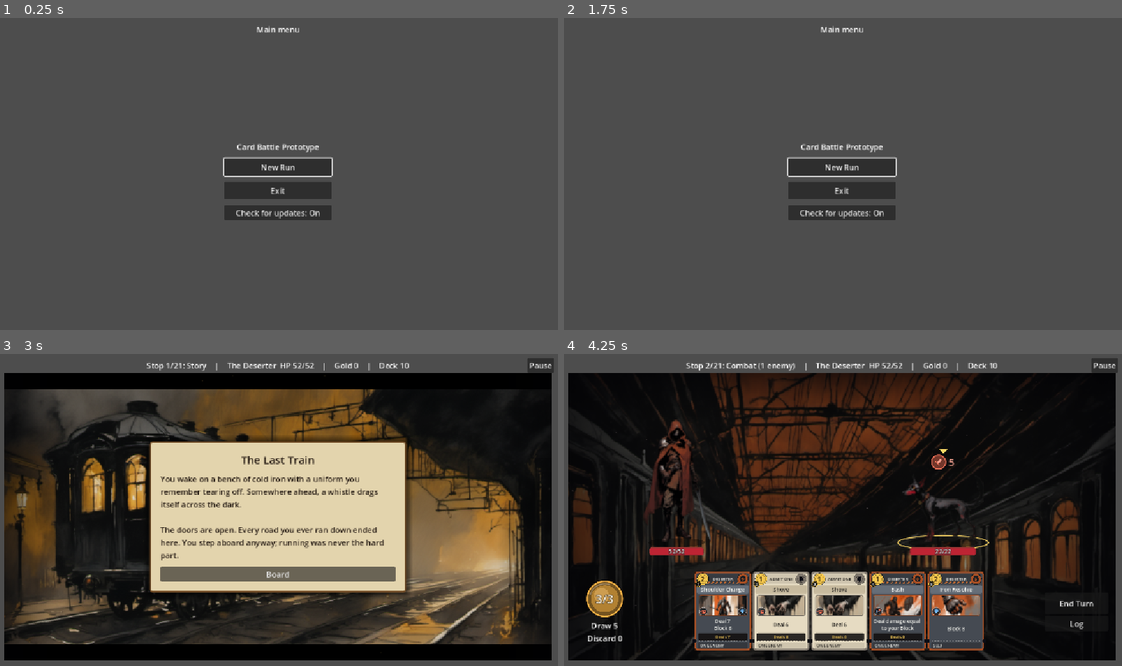
Above: before the commit, frames 1-4 (two rows, left to right).
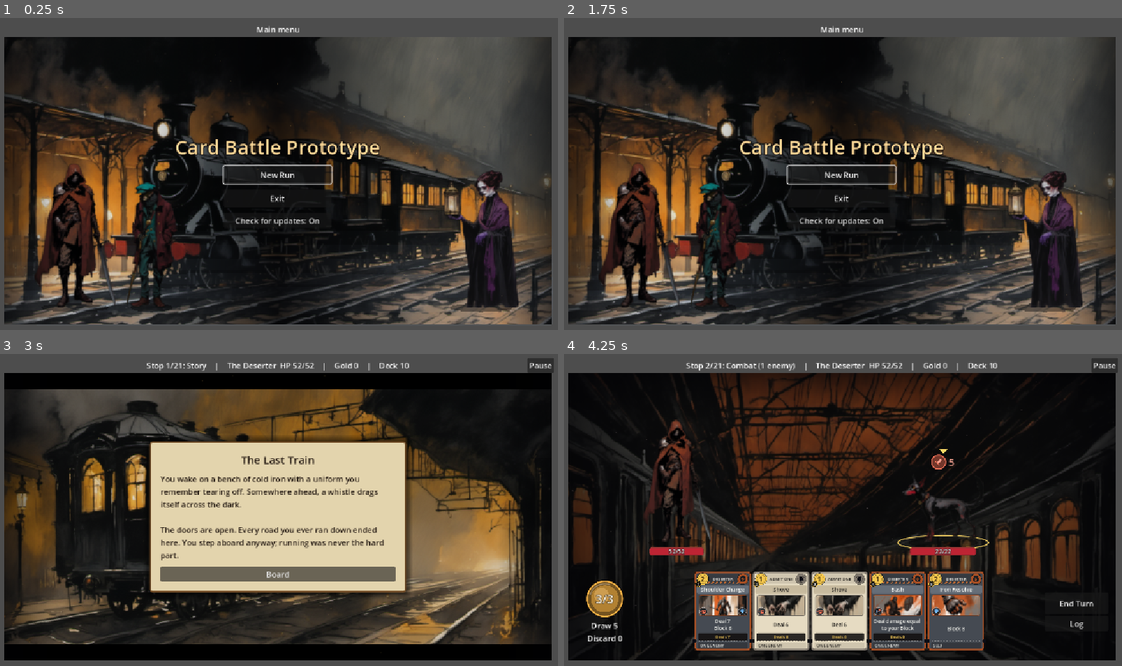
Above: after the commit, the same moments.

Repository: grump606/card-battle-prototype
Game: Godot game, scene res://run.tscn
Two runs of this game, one before a commit and one after it. Both use one fixed random seed, a clock stepped at 60 frames per second and the inputs below.
Inputs:
- Up to frame 1 (0.25 s): no input
- Up to frame 2 (1.75 s): click "New Run" at 0.5 s; click "Back" at 1.25 s
- Up to frame 3 (3 s): click "New Run" at 2 s; click "Play as The Deserter" at 2.75 s
- Up to frame 4 (4.25 s): click "Board" at 3.5 s

The runs differ from the first frame. In frame 1, 73% of the frame differs, in the area x 0-99%, y 6-99%; in frame 2, 73%; in frame 3, less than 0.1%; in frame 4, nothing differs.

Commit message:
Painted main menu: ghost-train platform key art with the three classes
- MenuScene: painted backdrop with slow drift, mist, embers, the class sprites flanking the buttons
  and a dark column for readability; falls back to a night gradient without the painting
- Larger outlined title; menu background generated with ComfyUI (gen_screens.py, assemble_screens.py)

Co-Authored-By: Claude Sonnet 5.5 <noreply@anthropic.com>

Diff:
--- /dev/null
+++ b/run/menu_scene.gd
@@ -0,0 +1,72 @@
+class_name MenuScene
+extends ScreenScene
+## Key art behind the main menu: the painted ghost-train platform (art/layers/screens/menu/bg.png) with a
+## slow drift, drifting mist and embers, and the three classes standing on the platform on either side of
+## the buttons (their painted stage sprites, breathing slowly). A soft dark column keeps the buttons
+## readable. Without the painting it falls back to a plain night gradient with a warm glow.
+
+## id, x as a fraction of the width, height as a fraction of the height, faces right
+const HEROES := [
+	[&"deserter", 0.13, 0.50, true],
+	[&"pickpocket", 0.27, 0.43, true],
+	[&"medium", 0.87, 0.48, false],
+]
+const GROUND := 0.94
+
+
+func _init() -> void:
+	super(3030, 44)
+
+
+## Breathing of the figures in -1..1; each hero is offset so they do not move in step.
+func breath(k: int) -> float:
+	return sin(time * 0.9 + k * 1.7)
+
+
+func _draw_scene(w: float, h: float) -> void:
+	if not _draw_painted_bg(&"menu", Rect2(0, 0, w, h), 1.08, 0.45, Color(0.9, 0.9, 0.9)):
+		_gradient(Rect2(0, 0, w, h), Color(0.02, 0.025, 0.04), Color(0.06, 0.05, 0.05))
+		_halo(Vector2(w * 0.5, h * 0.55), w * 0.4, AMBER, 0.01 * flicker(0), 0.6)
+	_draw_mist(w, h)
+	for k in HEROES.size():
+		_draw_hero(k, w, h)
+	_draw_column(w, h)
+	_draw_motes(w, h, AMBER, 0.9)
+	_draw_scrim(w, h, 0.0)
+
+
+## Low fog along the platform, rolling slowly.
+func _draw_mist(w: float, h: float) -> void:
+	for i in 5:
+		var y := h * (0.74 + 0.05 * i)
+		var drift := sin(time * 0.12 + i * 1.9) * w * 0.03
+		var band := Color(0.55, 0.62, 0.72, 0.035 + 0.01 * i)
+		_ellipse(Vector2(w * 0.5 + drift, y), w * (0.75 + 0.05 * i), h * 0.07, band, 24)
+
+
+func _draw_hero(k: int, w: float, h: float) -> void:
+	var entry: Array = HEROES[k]
+	var fig := PaintedArt.player_figure(entry[0])
+	if fig.is_empty():
+		return
+	var tex: Texture2D = fig.tex
+	var height: float = h * entry[2]
+	var width := height * tex.get_width() / tex.get_height()
+	var feet := Vector2(w * entry[1], h * GROUND)
+	# The art faces left as drawn; mirror it for the heroes that face right.
+	var flip := -1.0 if entry[3] else 1.0
+	_ellipse(feet, width * 0.42, 9.0, Color(0, 0, 0, 0.4), 20)
+	draw_set_transform(feet, 0.0, Vector2(flip, 1.0 + breath(k) * 0.012))
+	# A little dimmer than the stage so the heroes sit in the platform's dark.
+	draw_texture_rect(tex, Rect2(-width / 2.0, -height, width, height), false, Color(0.82, 0.82, 0.86))
+	draw_set_transform(Vector2.ZERO, 0.0, Vector2.ONE)
+
+
+## A soft dark column down the middle behind the title and buttons.
+func _draw_column(w: float, h: float) -> void:
+	var half := w * 0.24
+	var cx := w * 0.5
+	var dark := Color(0.01, 0.01, 0.015, 0.8)
+	var clear := Color(dark, 0.0)
+	draw_polygon(PackedVector2Array([Vector2(cx - half, 0), Vector2(cx, 0), Vector2(cx, h), Vector2(cx - half, h)]), PackedColorArray([clear, dark, dark, clear]))
+	draw_polygon(PackedVector2Array([Vector2(cx, 0), Vector2(cx + half, 0), Vector2(cx + half, h), Vector2(cx, h)]), PackedColorArray([dark, clear, clear, dark]))
--- a/run/screens/main_menu_screen.gd
+++ b/run/screens/main_menu_screen.gd
@@ -19,7 +19,13 @@
 ## `on_toggle_updates` (when valid) adds the update-check toggle; it is called on each press and
 ## returns the new setting, which the button label then shows.
 func show(saved: RunState, on_continue: Callable, on_new_run: Callable, on_exit: Callable, update_check_on := true, on_toggle_updates := Callable()) -> void:
+	add_backdrop(MenuScene.new())
 	var box := panel("Card Battle Prototype")
+	var title := box.get_child(0) as Label
+	title.add_theme_font_size_override("font_size", 40)
+	title.add_theme_color_override("font_color", Color(1.0, 0.86, 0.6))
+	title.add_theme_color_override("font_outline_color", Color(0.02, 0.01, 0.02, 0.9))
+	title.add_theme_constant_override("outline_size", 8)
 	if saved != null:
 		box.add_child(make_label("Saved run: stop %d/%d, %s, HP %d/%d, Gold %d, Deck %d" % [
 			saved.stop_index + 1, saved.stops.size(), saved.player.display_name, saved.player.hp, saved.player.max_hp, saved.gold, saved.deck.size(),
Binary file added: art/layers/screens/menu/bg.png
Not shown, added: art/layers/screens/menu/bg.png.import
Not shown, added: run/menu_scene.gd.uid
Not shown, changed: art/tools/assemble_screens.py
Not shown, changed: art/tools/gen_screens.py
